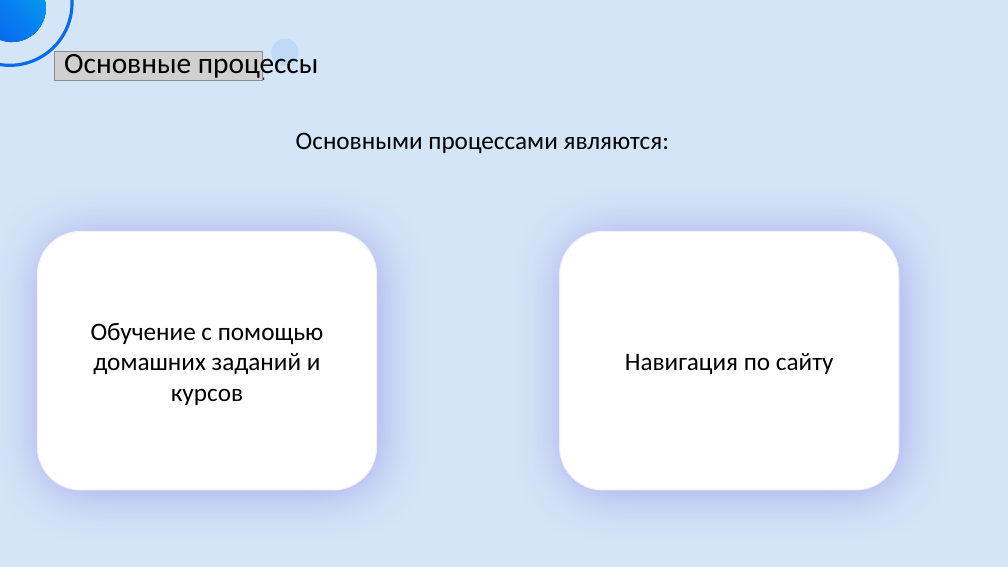
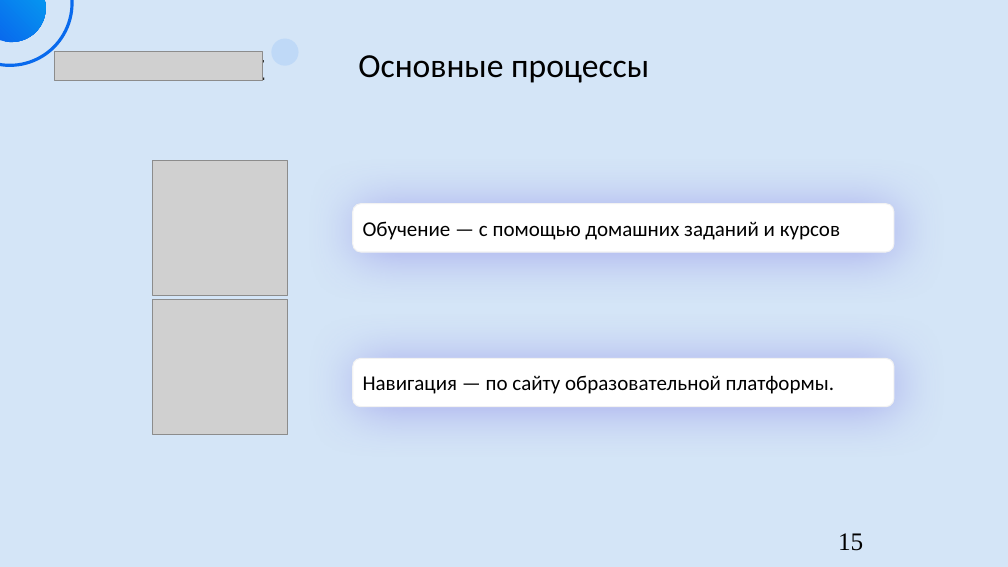
Before and after one commit to LINERs1/VKR, a slide deck: slide 15 of Абрамов ПИ-22-2.pptx (slide 13 before the commit). Drawn at 1008x567 pixels with LibreOffice and Linux fonts; fonts in the diff are those of the drawing; grey boxes stand for pictures. Boxes give left, top, right and bottom in pixels: in the first picture for what was removed or moved away, otherwise in the second. Text is boxed around its words. In the diff, an @@ line names an element or a change of style, - is before the commit and + after.

```diff
--- a/Абрамов ПИ-22-2.pptx
+++ b/Абрамов ПИ-22-2.pptx
@@ text "Основные процессы": place and size @@
-text "Основные процессы" at [64, 51, 319, 80]
+text "Основные процессы" at [358, 55, 649, 83]
@@ text "Основные процессы" at [358, 55, 649, 83]: size 28 to 32 pt; alignment left to centre @@
@@ text removed at [296, 132, 669, 153] @@
-Основными процессами являются:
@@ picture added at [153, 160, 288, 296] @@
@@ rounded rectangle "Обучение — с помощью домашних ...": place and size @@
-rounded rectangle "Обучение — с помощью домашних ..." at [38, 231, 377, 490]
+rounded rectangle "Обучение — с помощью домашних ..." at [353, 203, 895, 252]
@@ text in rounded rectangle at [363, 221, 840, 240]: text changed; size 24 to 20 pt @@
-Обучение с помощью домашних заданий и курсов
+Обучение — с помощью домашних заданий и курсов
@@ picture added at [153, 299, 288, 435] @@
@@ rounded rectangle "Навигация — по сайту образовательной ...": place and size @@
-rounded rectangle "Навигация — по сайту образовательной ..." at [560, 231, 899, 490]
+rounded rectangle "Навигация — по сайту образовательной ..." at [353, 358, 895, 407]
@@ text in rounded rectangle at [363, 375, 834, 394]: text changed; size 24 to 20 pt @@
-Навигация по сайту
+Навигация — по сайту образовательной платформы.
@@ page number added at [838, 533, 863, 551], 24 pt, text #000000 @@
+  15
```
Also in this commit, not shown: 9 other slides changed, 27 slides added, 15 slides removed, 15 other files.
